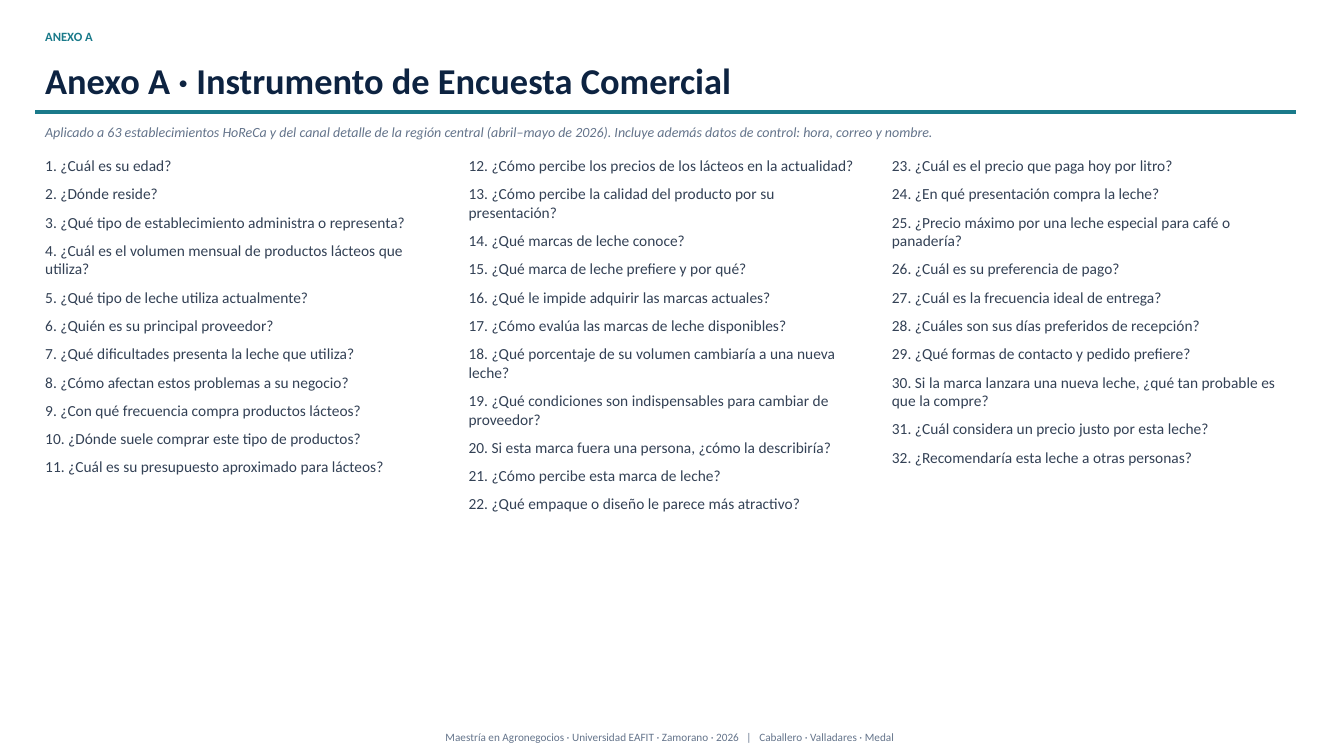
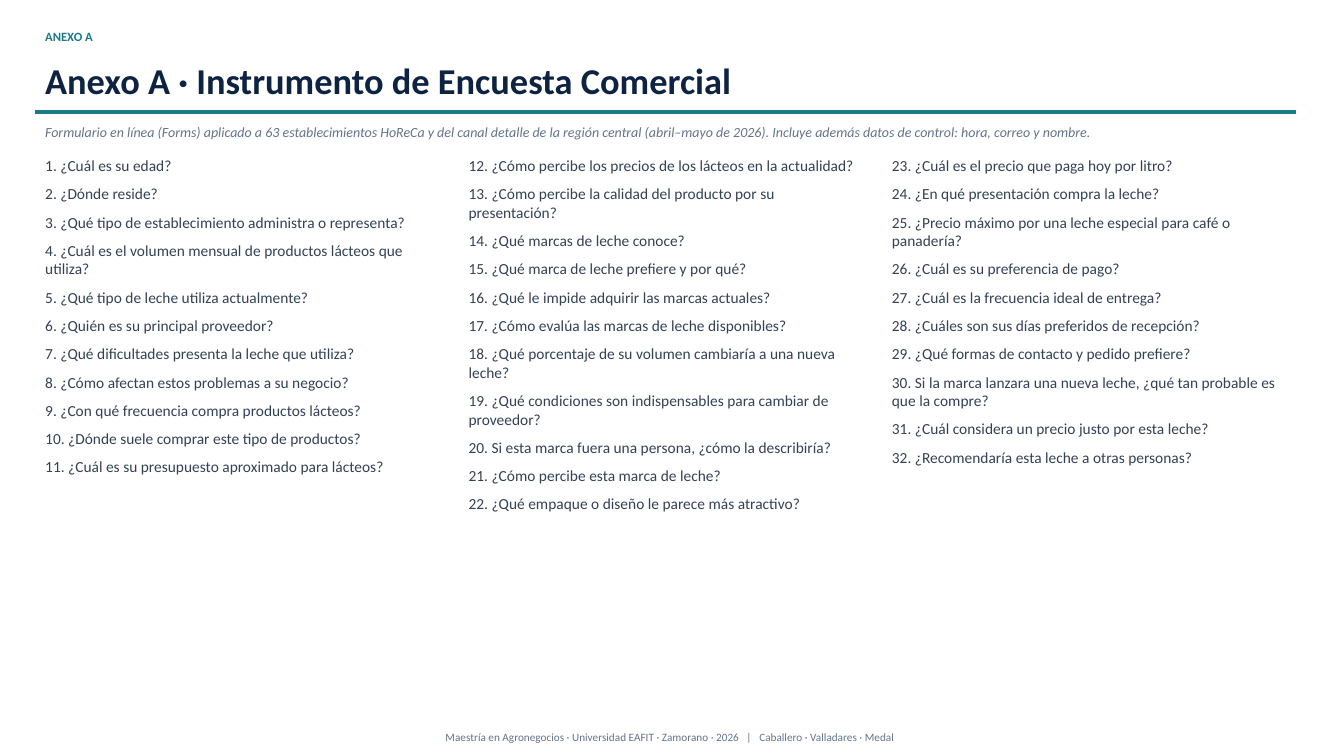
Before and after one commit to modelqdeluxe-ops/ss, a slide deck: slide 37 of Defensa_Tesis_Jaime_Fredy_Horacio_corregida.pptx (slide 38 before the commit). Drawn at 1344x756 pixels with LibreOffice and Linux fonts; fonts in the diff are those of the drawing. Boxes give left, top, right and bottom in pixels: in the first picture for what was removed or moved away, otherwise in the second. Text is boxed around its words. In the diff, an @@ line names an element or a change of style, - is before the commit and + after.

```diff
--- a/Defensa_Tesis_Jaime_Fredy_Horacio_corregida.pptx
+++ b/Defensa_Tesis_Jaime_Fredy_Horacio_corregida.pptx
@@ text at bbox=[45, 127, 1091, 140]: text changed @@
-Aplicado a 63 establecimientos HoReCa y del canal detalle de la región central (abril–mayo de 2026). Incluye además datos de control: hora, correo y nombre.
+Formulario en línea (Forms) aplicado a 63 establecimientos HoReCa y del canal detalle de la región central (abril–mayo de 2026). Incluye además datos de control: hora, correo y nombre.
```
Also in this commit, not shown: 9 other slides changed, 1 slide removed, 2 other files.
